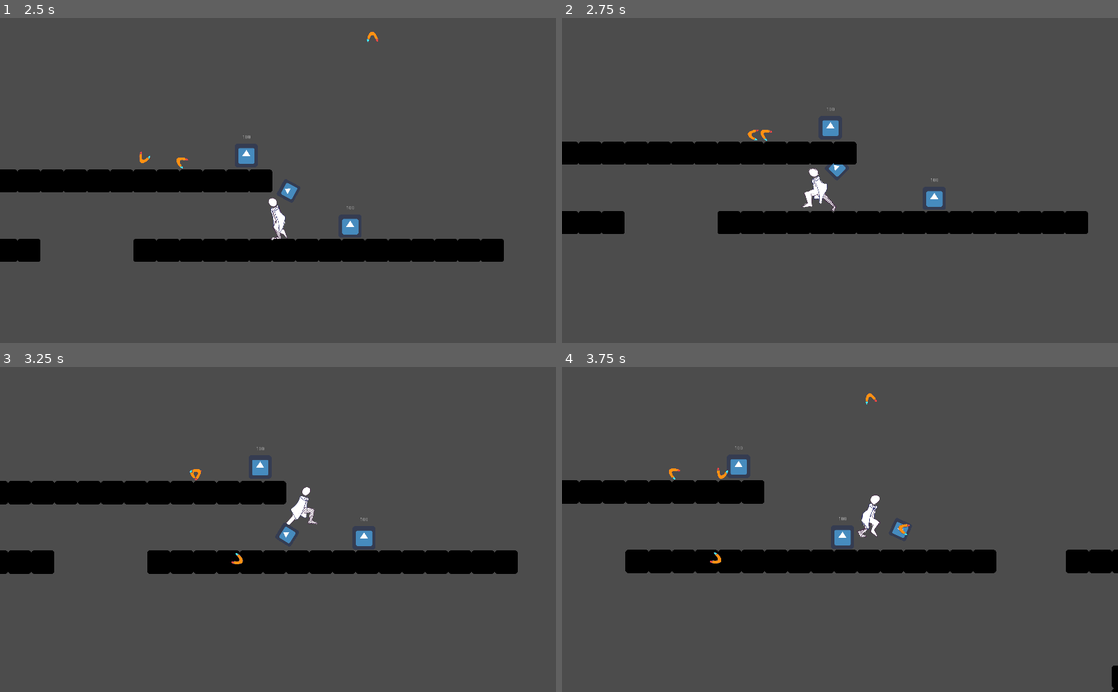
Above: before the commit, frames 1-4 (two rows, left to right).
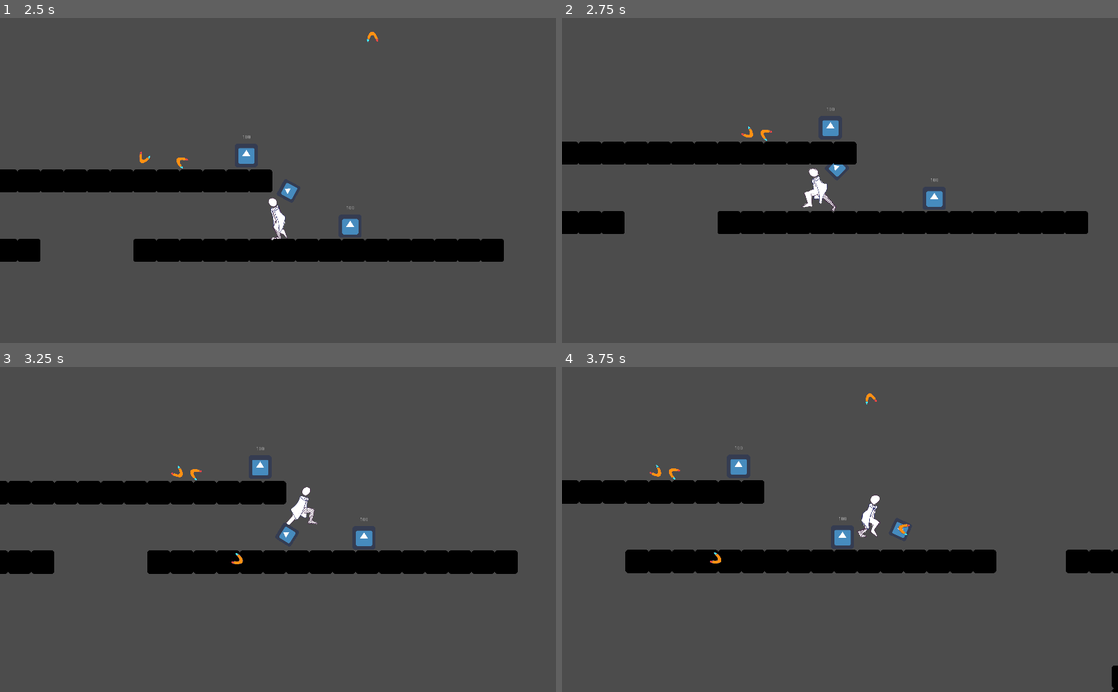
Above: after the commit, the same moments.

Repository: dodo3142/WinterGameJam
Game: Godot game, scene res://Scenes/TestLevel.tscn
Two runs of this game, one before a commit and one after it. Both use one fixed random seed, a clock stepped at 60 frames per second and the inputs below. The engine's default icon, where the game draws it, is replaced by a stand-in: a white triangle on a blue panel in a dark square.
Inputs (mouse positions are in pixels of both pictures, inside the frame that each line leads up to):
- Up to frame 1 (2.5 s): move the mouse to (400, 164) at 0.52 s; hold Right (Right) 0.53-2.03 s; tap X (Attack) at 0.6, 1.35, 2.1 s; tap Z (Jump) at 0.77, 1.52 s; move the mouse to (166, 196) at 1.27 s; move the mouse to (333, 109) at 2.02 s; hold Left (Left) from 2.03 s (still down)
- Up to frame 2 (2.75 s): keep holding Left (Left)
- Up to frame 3 (3.25 s): move the mouse to (250, 594) at 2.77 s; release Left (Left) at 2.78 s; hold Right (Right) from 2.78 s (still down); tap X (Attack) at 2.85 s; tap Z (Jump) at 3.02 s
- Up to frame 4 (3.75 s): keep holding Right (Right); move the mouse to (1006, 578) at 3.52 s; tap X (Attack) at 3.6 s

Frame 1 is identical in both runs. In frame 2, less than 0.1% of the frame differs, in the area x 32-36%, y 33-38%; in frame 3, less than 0.1%; in frame 4, less than 0.1%, in the area x 15-30%, y 30-35%.

Commit message:
fix boomerang stuck

Diff:
--- a/WinterGameJam/Scenes/boomerang.tscn
+++ b/WinterGameJam/Scenes/boomerang.tscn
@@ -32,4 +32,9 @@
 modulate = Color( 1, 0, 0, 1 )
 shape = SubResource( 2 )
 
+[node name="StuckTimer" type="Timer" parent="."]
+wait_time = 0.1
+one_shot = true
+
 [connection signal="area_entered" from="Area2D" to="." method="_on_Area2D_area_entered"]
+[connection signal="timeout" from="StuckTimer" to="." method="_on_StuckTimer_timeout"]
--- a/WinterGameJam/Scripts/boomerang.gd
+++ b/WinterGameJam/Scripts/boomerang.gd
@@ -9,6 +9,8 @@
 
 export var Damage = 30
 
+onready var stuckTimer = $StuckTimer
+export var StuckTime = 0.1
 onready var Player = get_parent()
 var Hand = null
 onready var Dir = position.direction_to(get_local_mouse_position())
@@ -51,6 +53,8 @@
 	var collision_info = move_and_collide(velocity * delta)
 	if collision_info != null and state == Flying:
 		state=ComingBack
+	elif collision_info != null and state == ComingBack and stuckTimer.time_left == 0:
+		stuckTimer.start(StuckTime)
 	elif collision_info != null and state == Missed:
 		velocity.x = 0
 		rotationSpeed = 0
@@ -65,3 +69,7 @@
 	if state == ComingBack:
 		if area.is_in_group("Player"):
 			state = Missed
+
+
+func _on_StuckTimer_timeout():
+	state= Missed
